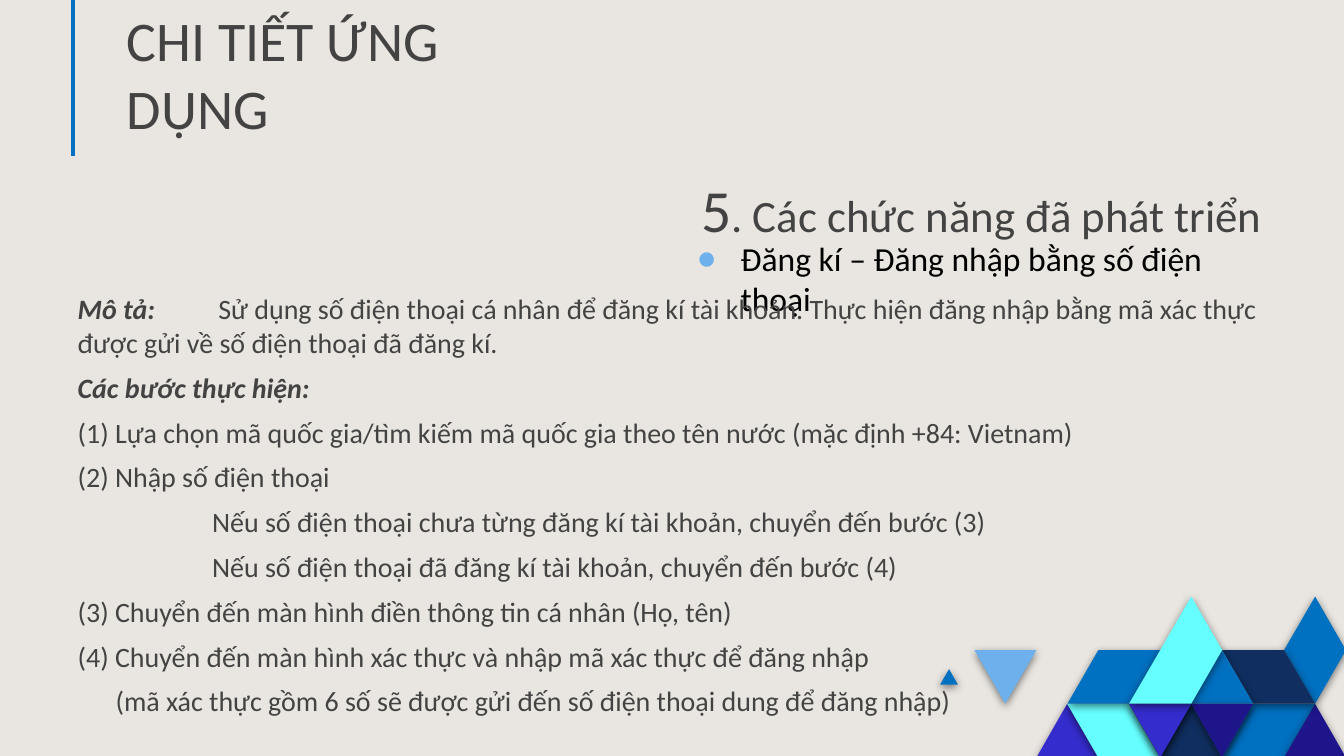
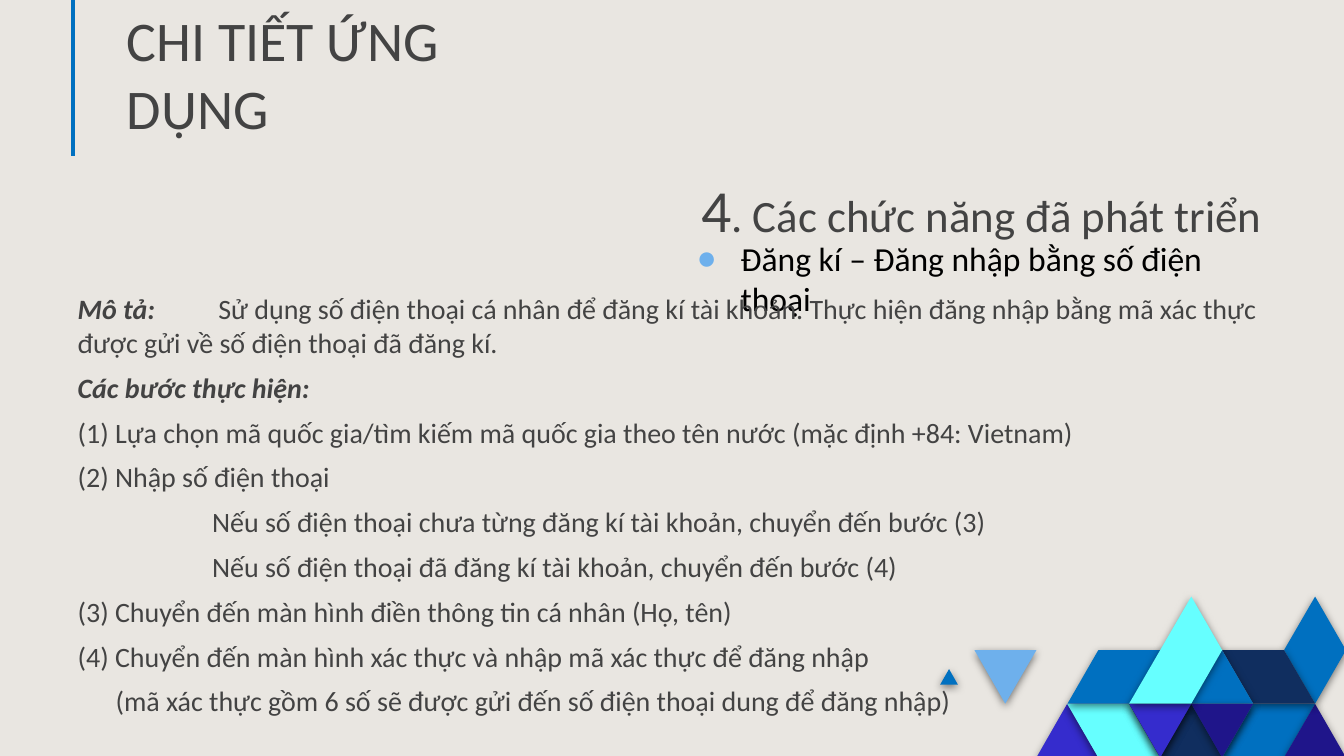
Before and after one commit to AndroidCTT2/Telegram_Clone, a slide deck: slide 15 of report/Nhom2_Slide_Android-1.pptx. Drawn at 1344x756 pixels with LibreOffice and Linux fonts; fonts in the diff are those of the drawing. Boxes give left, top, right and bottom in pixels: in the first picture for what was removed or moved away, otherwise in the second. Text is boxed around its words. In the diff, an @@ line names an element or a change of style, - is before the commit and + after.

```diff
--- a/report/Nhom2_Slide_Android-1.pptx
+++ b/report/Nhom2_Slide_Android-1.pptx
@@ text at bbox=[701, 193, 1262, 240]: text changed @@
-5. Các chức năng đã phát triển
+4. Các chức năng đã phát triển
```
Also in this commit, not shown: 10 other slides changed, 1 slide removed, 1 other file.
